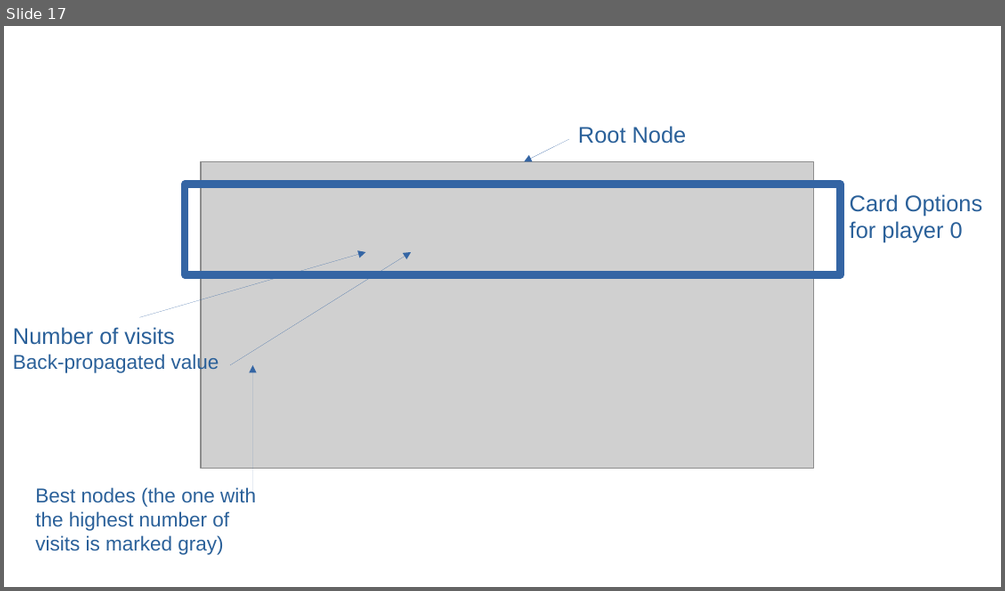
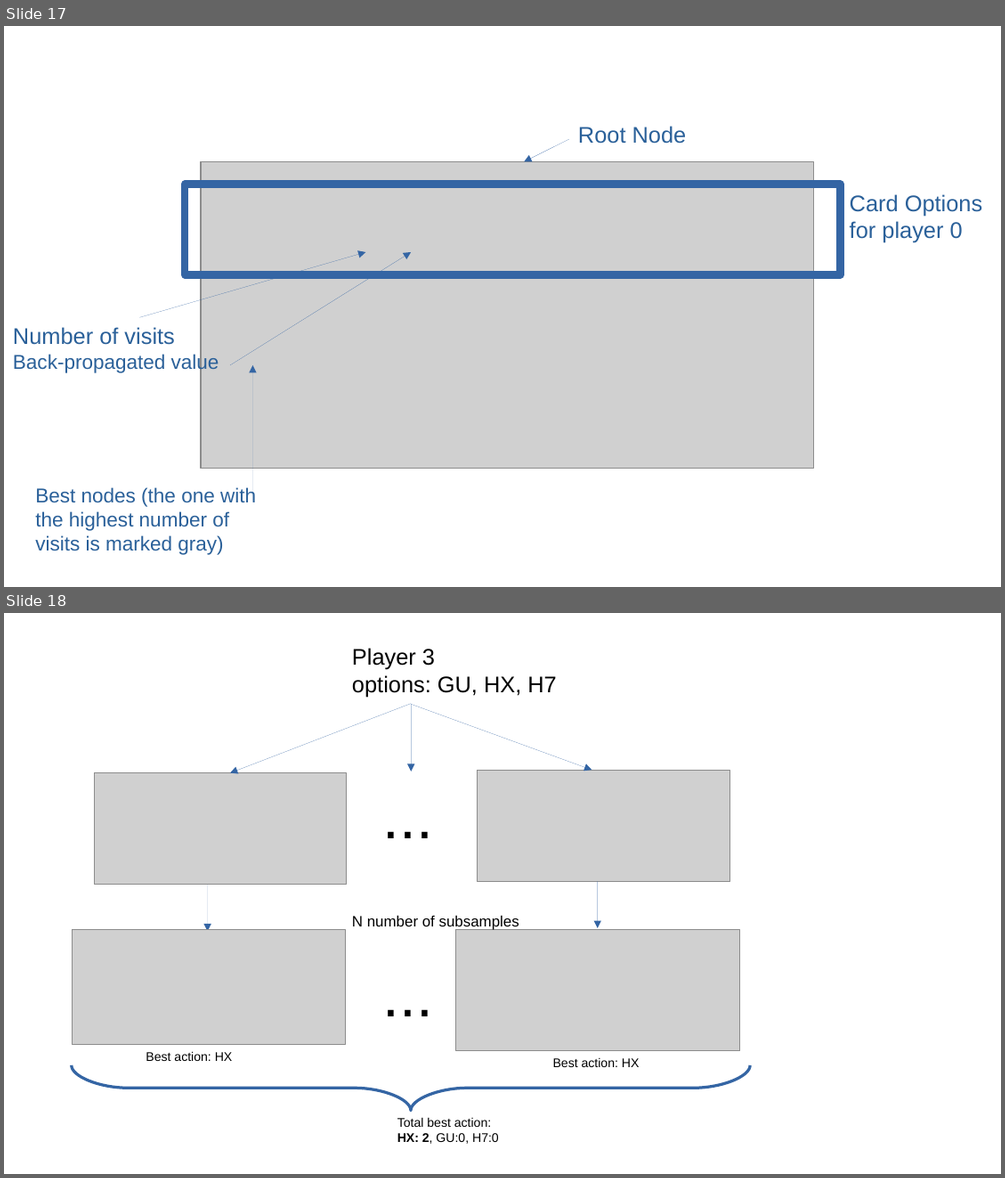
Before and after one commit to CesMak/mlacht-schafkopf, a slide deck: docu/02_Data/details.odp. Shown one above the other, each under a label of ours: slide 17 before the commit, slides 17 and 18 after it. The pictures are 1005x591 and 1005x1178 pixels, drawn with LibreOffice and Linux fonts; fonts in the diff are those of the drawing; grey boxes stand for pictures. Boxes give left, top, right and bottom in pixels: in the first picture for what was removed or moved away, otherwise in the second. Text is boxed around its words. In the diff, an @@ line names an element or a change of style, - is before the commit and + after.

```diff
--- a/docu/02_Data/details.odp
+++ b/docu/02_Data/details.odp
@@ slide 18 added at box(4, 613, 1001, 1174), background #FFFFFF @@
@@ text added at box(352, 648, 556, 697), 18 pt, text #000000 @@
+Player 3
+options: GU, HX, H7
@@ arrow added from (411, 704) to (230, 773), #3465A4 0 pt @@
@@ arrow added from (411, 705) to (411, 771), #3465A4 0 pt @@
@@ arrow added from (411, 705) to (592, 770), #3465A4 0 pt @@
@@ picture added at box(477, 770, 729, 881) @@
@@ picture added at box(95, 773, 347, 884) @@
@@ text added at box(374, 774, 713, 884), 48 pt, text #000000 @@
+...
@@ arrow added from (208, 884) to (208, 932), #3465A4 0 pt @@
@@ arrow added from (598, 882) to (598, 928), #3465A4 0 pt @@
@@ picture added at box(72, 930, 345, 1045) @@
@@ text added at box(352, 915, 519, 930), 12 pt, text #000000 @@
+N number of subsamples
@@ picture added at box(456, 930, 740, 1051) @@
@@ text added at box(374, 952, 713, 1062), 48 pt, text #000000 @@
+...
@@ freeform shape added at box(72, 1065, 750, 1111), outline #3465A4 2.3 pt @@
@@ text added at box(146, 1051, 233, 1061), 10 pt, text #000000 @@
+Best action: HX
@@ text added at box(553, 1057, 639, 1067), 10 pt, text #000000 @@
+Best action: HX
@@ text added at box(397, 1117, 499, 1143), 10 pt, text #000000 @@
+Total best action:
+HX: 2, GU:0, H7:0
```
Also in this commit, not shown: 4 other files.
